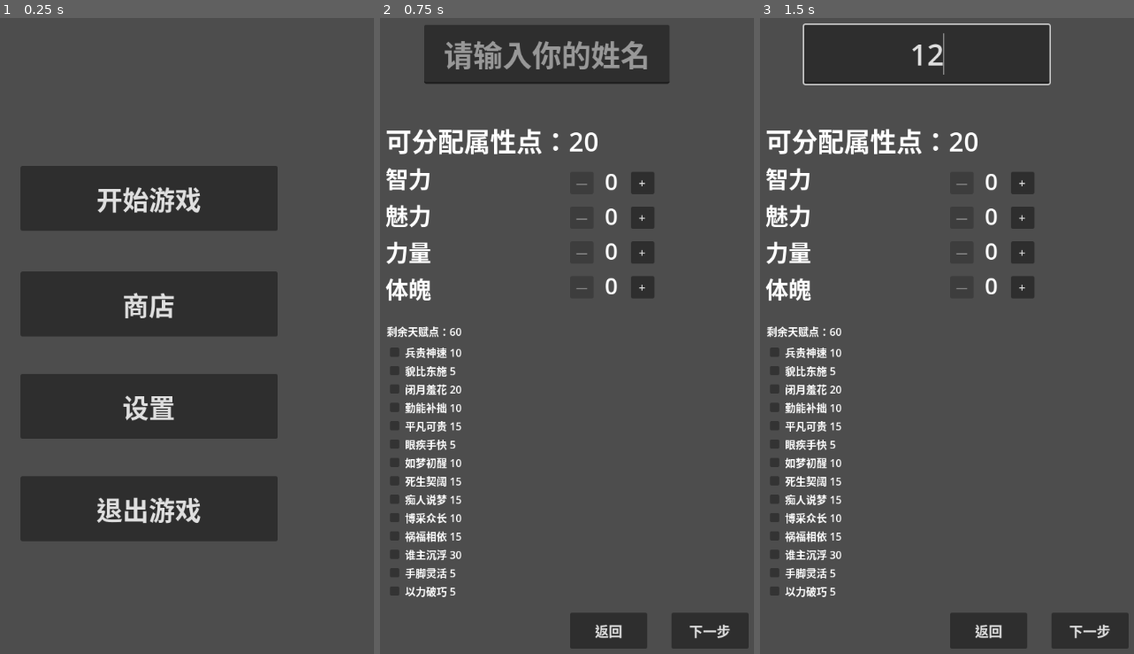
Above: before the commit, frames 1-3 (left to right).
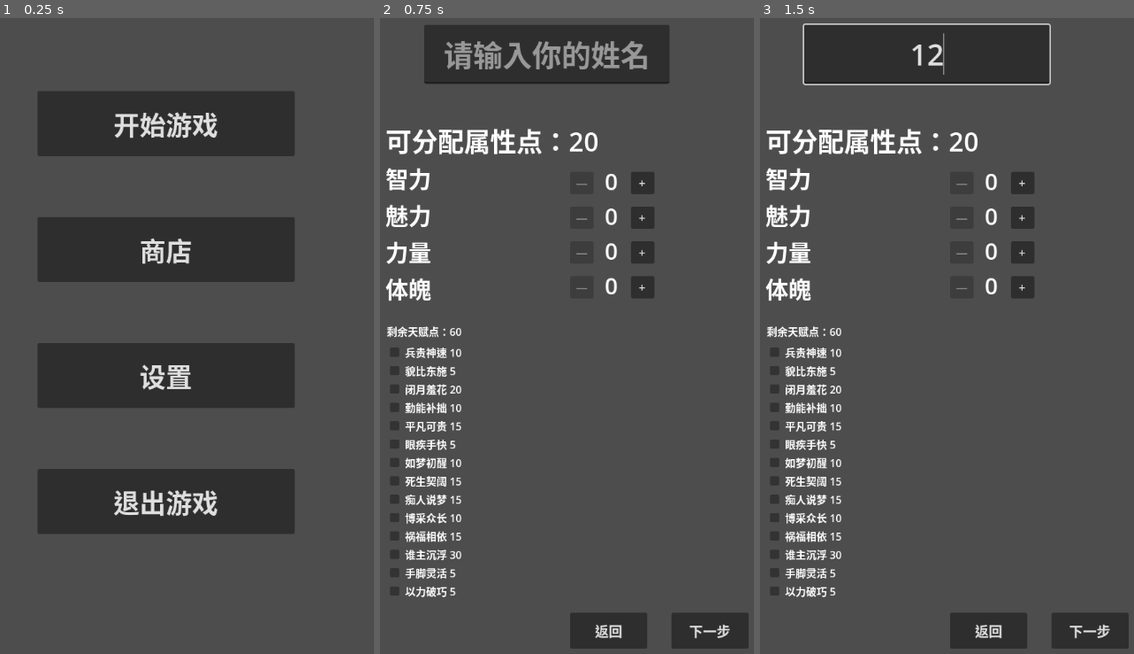
Above: after the commit, the same moments.

Repository: monsteriormaster/endeavor
Game: Godot game, scene res://scene/loading.tscn
The game is run twice, just before and just after one commit, with the same random seed, the same clock (stepped at 60 frames per second) and the same inputs.
Inputs (mouse positions are in pixels of both pictures, inside the frame that each line leads up to):
- Up to frame 1 (0.25 s): no input
- Up to frame 2 (0.75 s): click "开始游戏" at 0.5 s
- Up to frame 3 (1.5 s): click (928, 56) at 1.27 s; type "12" at 1.35 s

The runs differ from the first frame. In frame 1, 33% of the frame differs, in the area x 5-79%, y 11-83%; in frame 2, nothing differs; in frame 3, nothing differs.

Commit message:
修正了loading界面

Diff:
--- a/scene/loading.tscn
+++ b/scene/loading.tscn
@@ -4,46 +4,46 @@
 
 [node name="loading" type="Control"]
 layout_mode = 3
-anchors_preset = 15
 anchor_right = 1.0
-anchor_bottom = 1.0
+anchor_bottom = 1.481
+offset_bottom = -1289.6
 grow_horizontal = 2
 grow_vertical = 2
 script = ExtResource("1_xm6qe")
 
 [node name="Start" type="Button" parent="."]
 layout_mode = 0
-offset_left = 134.0
-offset_top = 274.0
-offset_right = 527.0
-offset_bottom = 373.0
+offset_left = 160.0
+offset_top = 160.0
+offset_right = 553.0
+offset_bottom = 259.0
 theme_override_font_sizes/font_size = 40
 text = "开始游戏"
 
 [node name="Shop" type="Button" parent="."]
 layout_mode = 0
-offset_left = 134.0
-offset_top = 435.0
-offset_right = 527.0
-offset_bottom = 534.0
+offset_left = 160.0
+offset_top = 352.0
+offset_right = 553.0
+offset_bottom = 451.0
 theme_override_font_sizes/font_size = 40
 text = "商店"
 
 [node name="Setting" type="Button" parent="."]
 layout_mode = 0
-offset_left = 134.0
-offset_top = 591.0
-offset_right = 527.0
-offset_bottom = 690.0
+offset_left = 160.0
+offset_top = 544.0
+offset_right = 553.0
+offset_bottom = 643.0
 theme_override_font_sizes/font_size = 40
 text = "设置"
 
 [node name="Exit" type="Button" parent="."]
 layout_mode = 0
-offset_left = 134.0
-offset_top = 747.03
-offset_right = 527.0
-offset_bottom = 846.03
+offset_left = 160.0
+offset_top = 736.0
+offset_right = 553.0
+offset_bottom = 835.0
 theme_override_font_sizes/font_size = 40
 text = "退出游戏"
 
